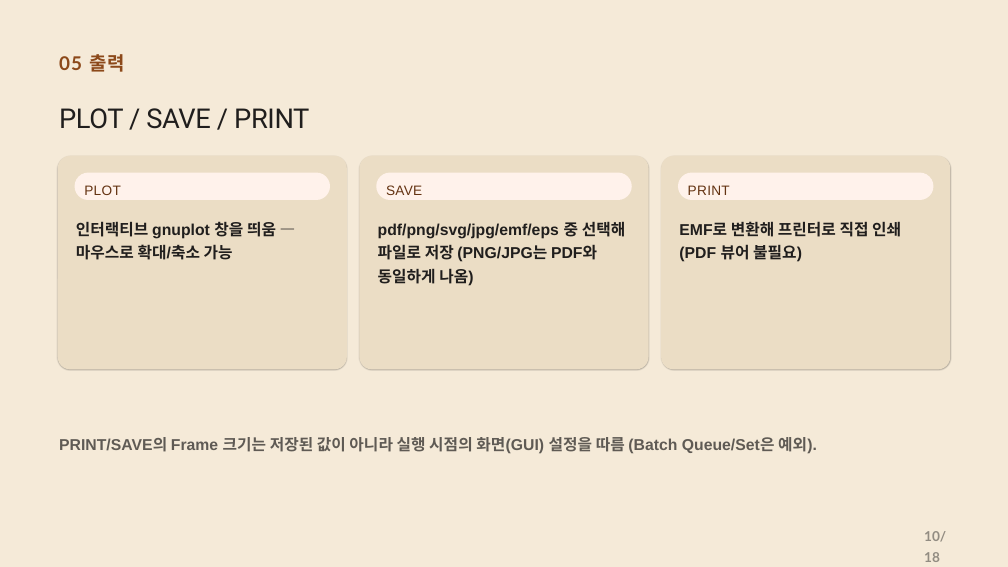
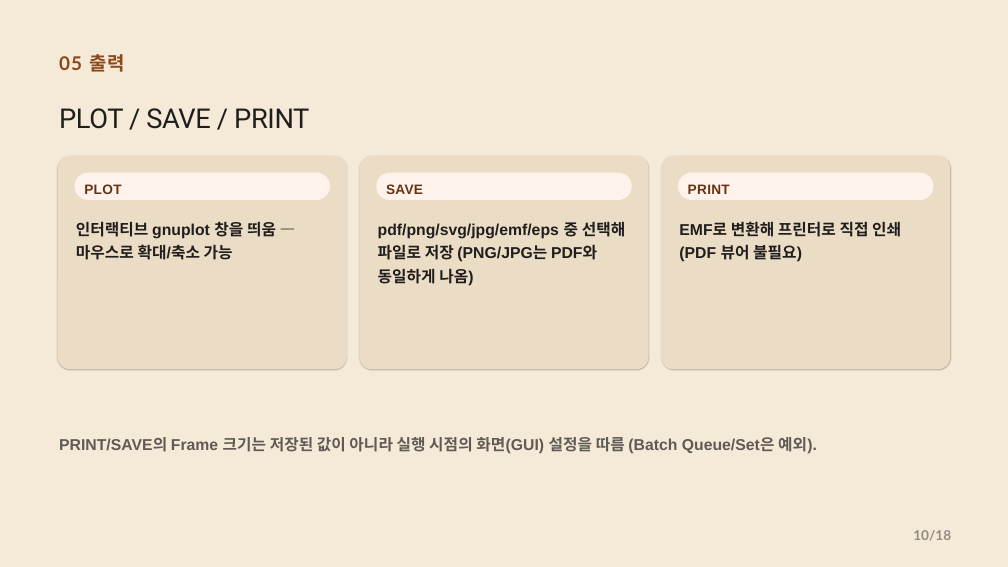
Before and after one commit to CWKIM113/CathPlot_Pub, a slide deck: slide 10 of CathPlot_Deck.pptx. Drawn at 1008x567 pixels with LibreOffice and Linux fonts; fonts in the diff are those of the drawing. Boxes give left, top, right and bottom in pixels: in the first picture for what was removed or moved away, otherwise in the second. Text is boxed around its words. In the diff, an @@ line names an element or a change of style, - is before the commit and + after.

```diff
--- a/CathPlot_Deck.pptx
+++ b/CathPlot_Deck.pptx
@@ bold on; line spacing 1.3 to 1.2 in 3 elements at (84,184,121,194), (688,184,730,194), (386,184,423,194) @@
@@ text "10/18": place and size @@
-text "10/18" at (924,531,946,562)
+text "10/18" at (913,530,951,541)
@@ text "10/18" at (913,530,951,541): line spacing 1.26 to 1.16 @@
```
Also in this commit, not shown: 10 other slides changed, 1 other file.
